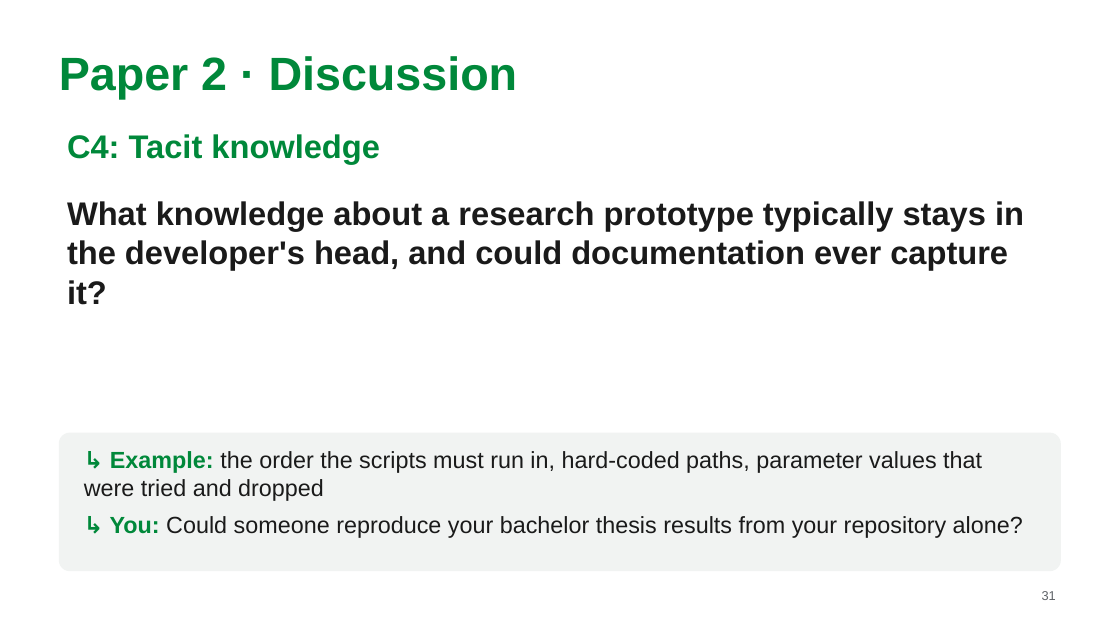
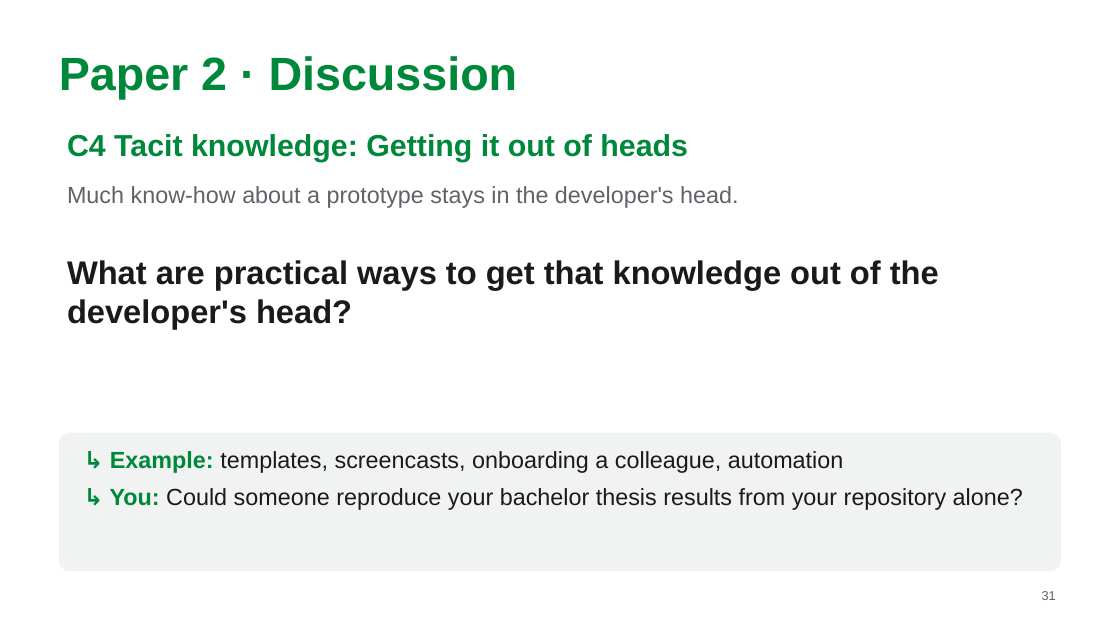
Before and after one commit to MarkAndreDuesing/Reprod_Docs_And_Notes, a slide deck: slide 31 of Vorl_2/slides/lecture2-team-paper2.pptx. Drawn at 1120x630 pixels with LibreOffice and Linux fonts; fonts in the diff are those of the drawing. Boxes give left, top, right and bottom in pixels: in the first picture for what was removed or moved away, otherwise in the second. Text is boxed around its words. In the diff, an @@ line names an element or a change of style, - is before the commit and + after.

```diff
--- a/Vorl_2/slides/lecture2-team-paper2.pptx
+++ b/Vorl_2/slides/lecture2-team-paper2.pptx
@@ text at <box>67,134,688,162</box>: text changed; size 28 to 26 pt @@
-C4: Tacit knowledge
+C4 Tacit knowledge: Getting it out of heads
@@ text at <box>67,186,738,208</box>: text changed; size 28 to 20 pt; text colour #1A1A1A to #5F6368; bold off @@
-What knowledge about a research prototype typically stays in the developer's head, and could documentation ever capture it?
+Much know-how about a prototype stays in the developer's head.
@@ text added at <box>67,260,939,329</box>, 28 pt, text #1A1A1A, bold @@
+What are practical ways to get that knowledge out of the developer's head?
@@ text at <box>110,451,844,473</box>: text changed @@
-↳ Example: the order the scripts must run in, hard-coded paths, parameter values that were tried and dropped
+↳ Example: templates, screencasts, onboarding a colleague, automation
```
Also in this commit, not shown: 18 other slides changed, 2 other files.
